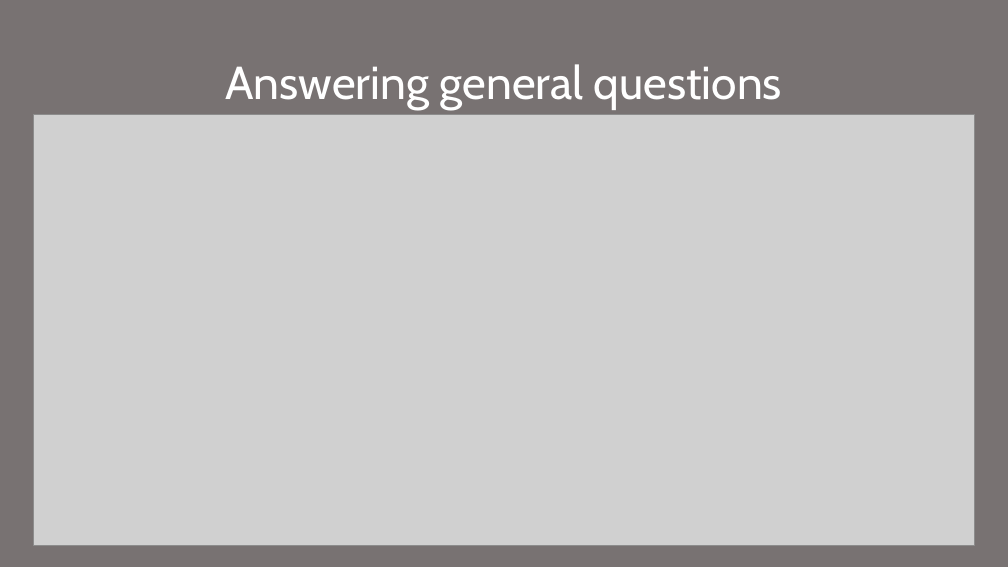
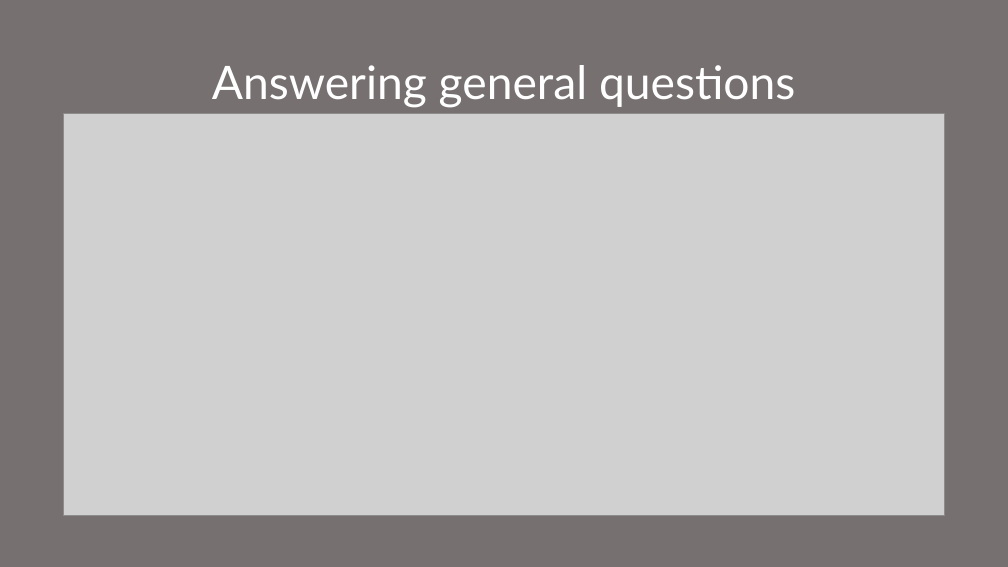
Before and after one commit to eduardkovalchuk/parking-reservation-bot, a slide deck: slide 2 of quick-presentation.pptx. Drawn at 1008x567 pixels with LibreOffice and Linux fonts; fonts in the diff are those of the drawing; grey boxes stand for pictures. Boxes give left, top, right and bottom in pixels: in the first picture for what was removed or moved away, otherwise in the second. Text is boxed around its words. In the diff, an @@ line names an element or a change of style, - is before the commit and + after.

Commit message:
Redo chat (answering question and collect user data) bot with reAct agent architecture.

```diff
--- a/quick-presentation.pptx
+++ b/quick-presentation.pptx
@@ background #787272 to #777070 @@
@@ title "Answering general questions" at (212, 65, 795, 108): font Cabin to Lato @@
@@ picture: place and size @@
-picture at (34, 114, 975, 545)
+picture at (64, 114, 944, 516)
```
Also in this commit, not shown: 4 other slides changed, 1 slide added, 2 slides removed, 13 other files.
